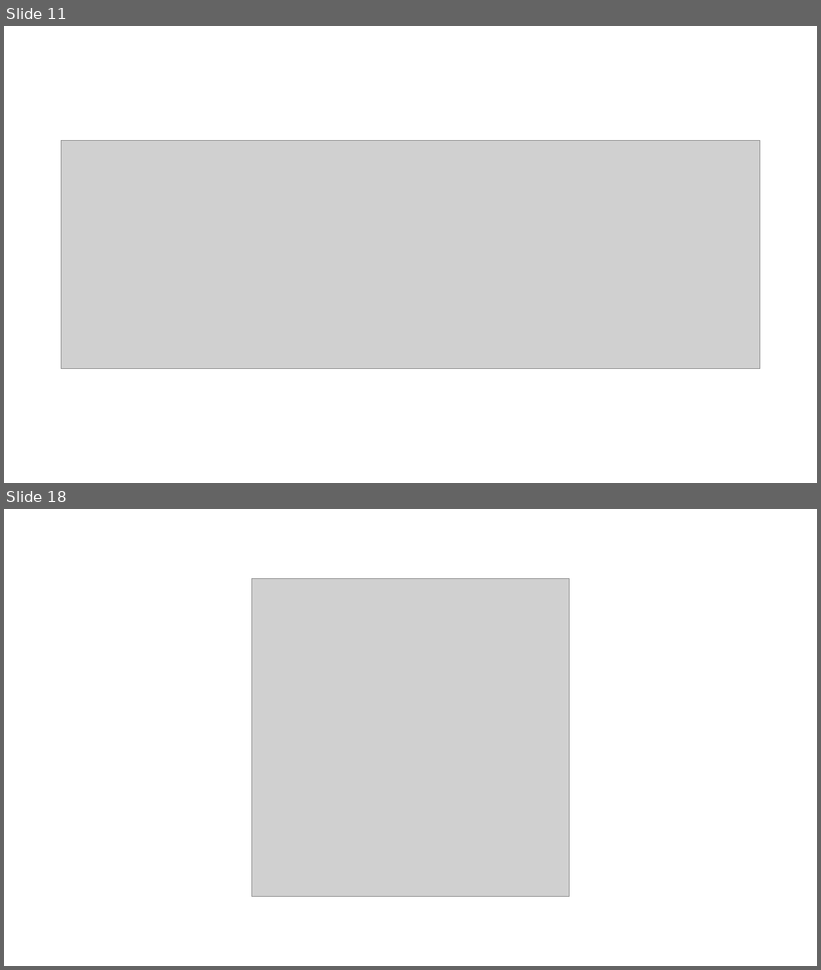
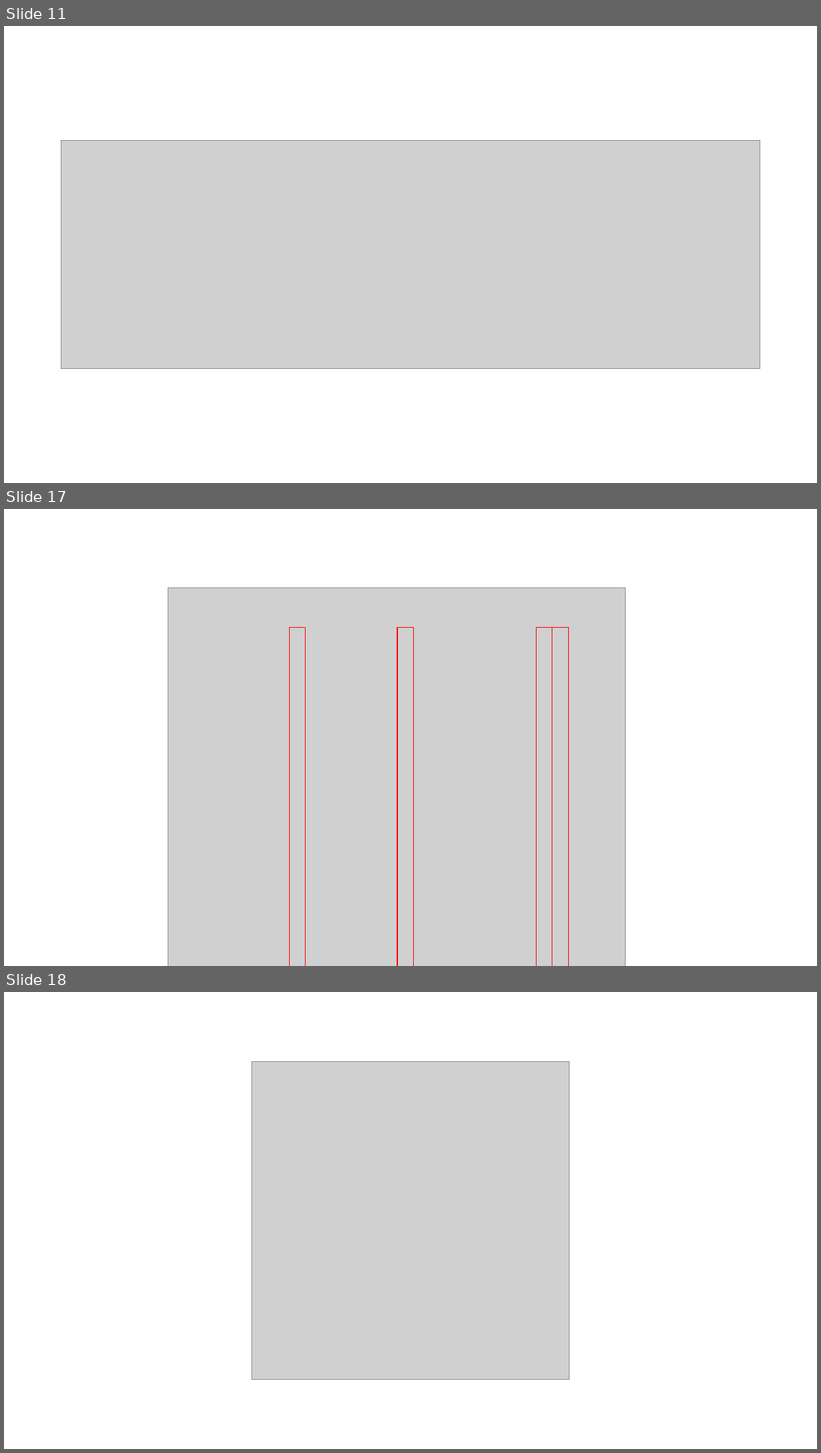
Before and after one commit to YawnsDuzin/Ekfmddl, a slide deck: Source_두진/_DATA_EDA/_고장자전거_대여패턴예측/고장자전거_대여패턴예측 정리_20241108.pptx. Shown one above the other, each under a label of ours: slides 11 and 18 before the commit, slides 11, 17 and 18 after it; the slides between them are not shown. The pictures are 821x970 and 821x1453 pixels, drawn with LibreOffice and Linux fonts; fonts in the diff are those of the drawing; grey boxes stand for pictures. Boxes give left, top, right and bottom in pixels: in the first picture for what was removed or moved away, otherwise in the second. Text is boxed around its words. In the diff, an @@ line names an element or a change of style, - is before the commit and + after.

```diff
--- a/Source_두진/_DATA_EDA/_고장자전거_대여패턴예측/고장자전거_대여패턴예측 정리_20241108.pptx
+++ b/Source_두진/_DATA_EDA/_고장자전거_대여패턴예측/고장자전거_대여패턴예측 정리_20241108.pptx
@@ slide 17 added at (4,509,817,966), background #FFFFFF @@
@@ picture added at (168,588,626,966) @@
@@ rectangle added at (290,627,306,966), outline #FF0000 1 pt @@
@@ rectangle added at (397,627,414,966), outline #FF0000 1 pt @@
@@ rectangle added at (536,627,552,966), outline #FF0000 1 pt @@
@@ rectangle added at (552,627,569,966), outline #FF0000 1 pt @@
```
Also in this commit, not shown: 4 other slides added, 5 slides removed, 3 other files.
